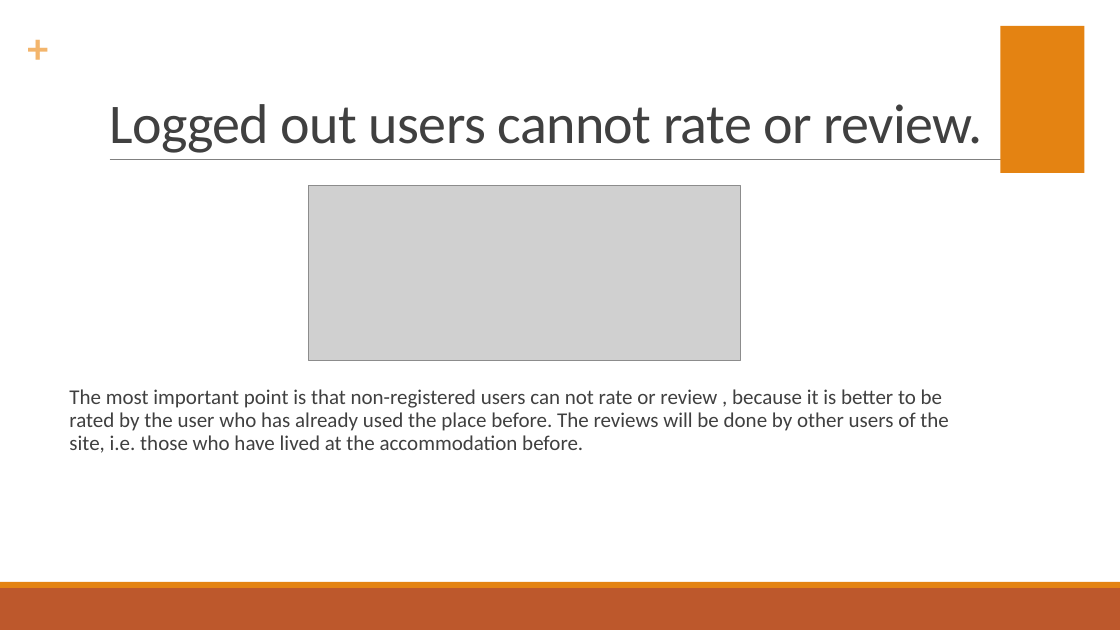
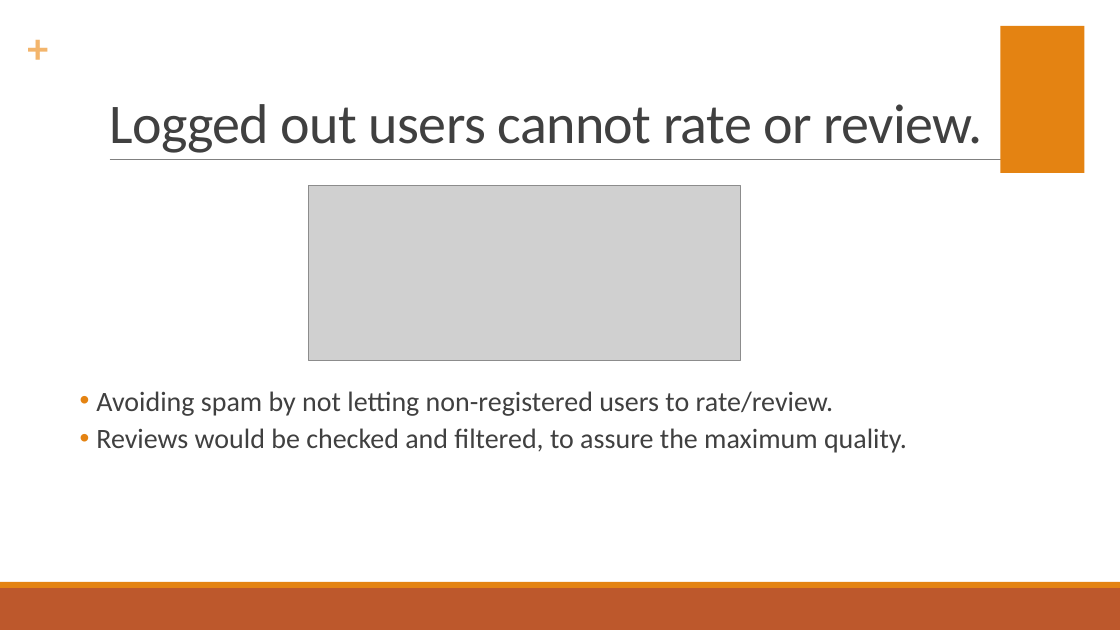
Before and after one commit to dragosthealex/roomies, a slide deck: slide 9 of resources/presentation1/final_presentation.pptx. Drawn at 1120x630 pixels with LibreOffice and Linux fonts; fonts in the diff are those of the drawing; grey boxes stand for pictures. Boxes give left, top, right and bottom in pixels: in the first picture for what was removed or moved away, otherwise in the second. Text is boxed around its words. In the diff, an @@ line names an element or a change of style, - is before the commit and + after.

```diff
--- a/resources/presentation1/final_presentation.pptx
+++ b/resources/presentation1/final_presentation.pptx
@@ text at [96, 391, 907, 453]: text changed; size 18 to 24 pt @@
-  The most important point is that non-registered users can not rate or review , because it is better to be rated by the user who has already used the place before. The reviews will be done by other users of the site, i.e. those who have lived at the accommodation before.
+  • Avoiding spam by not letting non-registered users to rate/review.
+  • Reviews would be checked and filtered, to assure the maximum quality.
```
Also in this commit, not shown: 19 other slides changed, 10 slides added, 4 slides removed, 4 other files.
